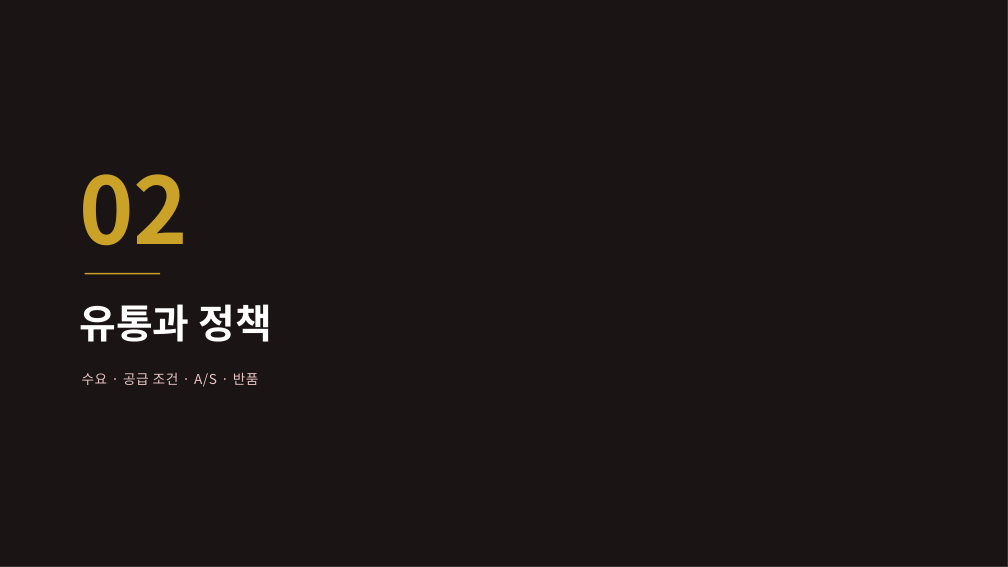
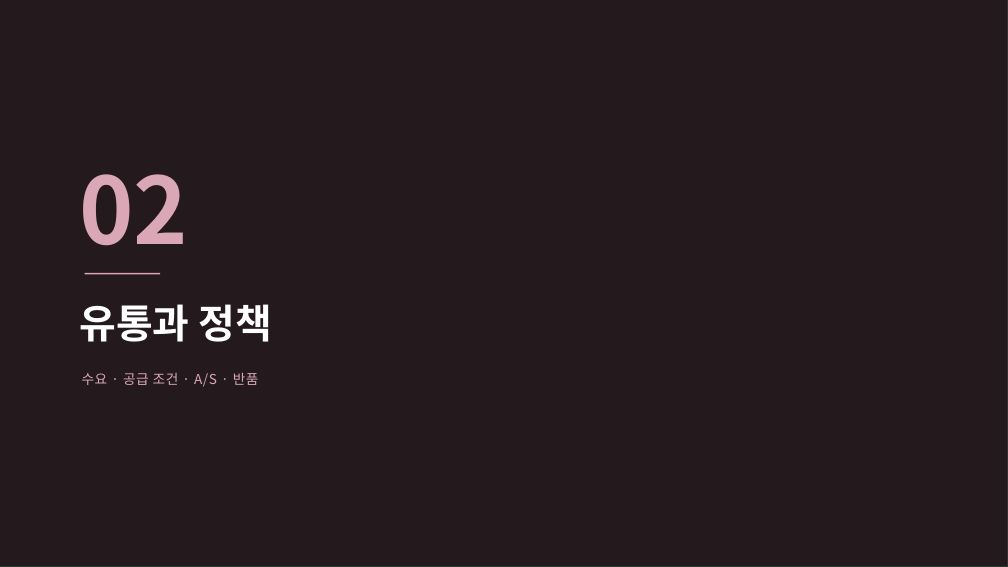
Before and after one commit to wqmn1212/nellia-order-hub, a slide deck: slide 9 of docs/넬리아_제품소개서_유통사용.pptx. Drawn at 1008x567 pixels with LibreOffice and Linux fonts; fonts in the diff are those of the drawing; background and template pictures are left out. Boxes give left, top, right and bottom in pixels: in the first picture for what was removed or moved away, otherwise in the second. Text is boxed around its words. In the diff, an @@ line names an element or a change of style, - is before the commit and + after.

```diff
--- a/docs/넬리아_제품소개서_유통사용.pptx
+++ b/docs/넬리아_제품소개서_유통사용.pptx
@@ rectangle at <box>0,0,1008,567</box>: fill #1A1415 at 70% opacity to #241A1E at 82% opacity @@
@@ text "02" at <box>79,174,188,246</box>: text colour #C9A227 to #D9A7B5 @@
@@ line (85, 274) - (160, 274): stroke #C9A227 1.5 pt to #D9A7B5 1.5 pt @@
@@ text "수요 · 공급 조건 · ..." at <box>82,372,259,387</box>: text colour #E8C4C2 to #D9A7B5 @@
```
Also in this commit, not shown: 13 other slides changed, 1 other file.
